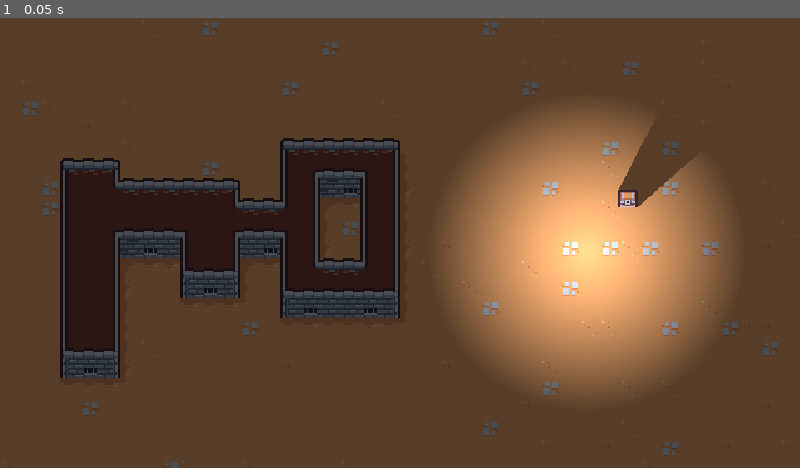
Above: before the commit, frame 1.
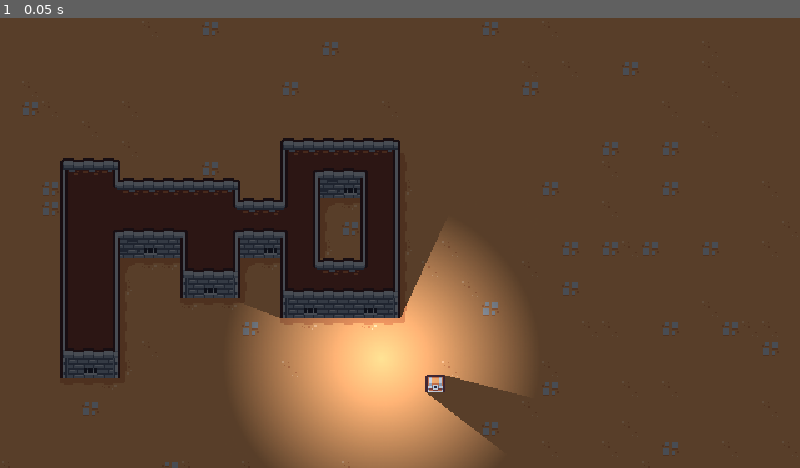
Above: after the commit, the same moment.

Repository: jrenato/tiny_dungeon
Game: Godot game, scene res://src/world/levels/level.tscn
Two runs of this game, one before a commit and one after it. Both use one fixed random seed, a clock stepped at 60 frames per second and the inputs below.
Inputs:
- Up to frame 1 (0.05 s): no input

The runs differ from the first frame. In frame 1, 26% of the frame differs, in the area x 29-92%, y 20-100%.

Commit message:
Improved README.md

Diff:
--- a/src/world/levels/level.tscn
+++ b/src/world/levels/level.tscn
@@ -23,13 +23,13 @@
 layer_0/tile_data = PackedInt32Array(0, 0, 4, 65536, 0, 4, 131072, 0, 4, 196608, 0, 4, 262144, 0, 4, 327680, 0, 4, 3932 …(13967 unchanged characters)…
 
 [node name="PointLight2D" type="PointLight2D" parent="."]
-position = Vector2(469, 187)
+position = Vector2(305, 272)
 shadow_enabled = true
 shadow_filter_smooth = 3.0
 texture = ExtResource("2_x0i3e")
 
 [node name="StaticBody2D" type="StaticBody2D" parent="."]
-position = Vector2(502, 143)
+position = Vector2(348, 291)
 
 [node name="CollisionShape2D" type="CollisionShape2D" parent="StaticBody2D"]
 position = Vector2(0, 1)
Binary file added: assets/screenshots/01.png
Not shown, added: assets/screenshots/01.png.import
Not shown, changed: README.md
